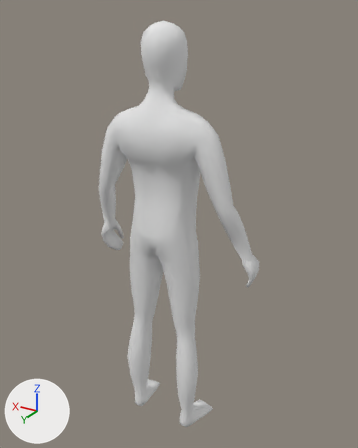
One commit to the Blender file Assets/Character/Character.blend: the scene before it, then after it.
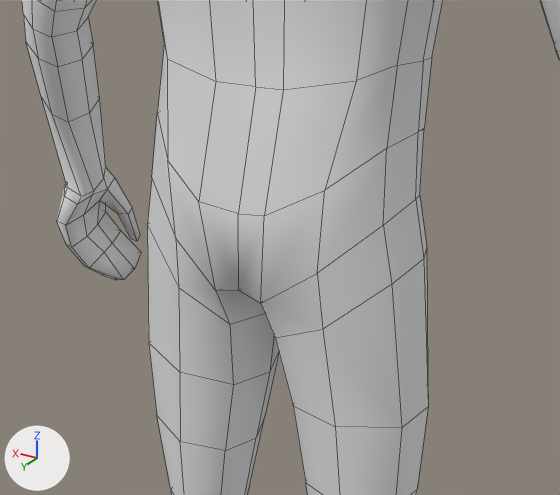
Each version is shown whole from a camera (50 mm lens) standing at (-1.032, 1.612, 1.812) and looking at (-0.028, -0.062, 0.974), then close up from a camera (50 mm lens) standing at (-0.375, 0.648, 1.223) and looking at (-0.025, 0.065, 0.931). Every picture has the same lights, and +X, +Y and +Z are marked at lower left. The close-ups show mesh edges as thin lines.
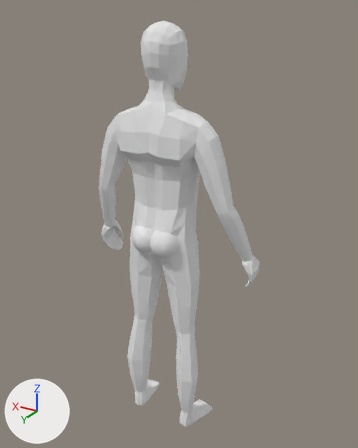
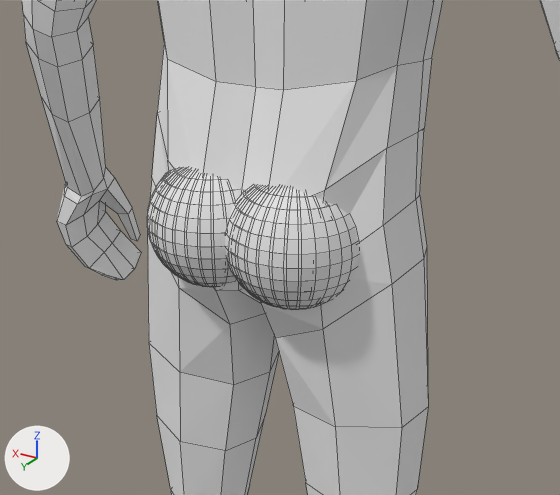
Commit message: changed character design

The change, as a diff of the scene's bpy script:
```diff
--- a/Assets/Character/Character.blend.py
+++ b/Assets/Character/Character.blend.py
@@ me_cube @@
 # used by ob_cube; location = (0.0, 0.0, -0.0033)
-me_cube.from_pydata(...)  # 366 vertices, 347 faces; spans x 0.0..0.39, y -0.14..0.13, z 0.0..1.78
+me_cube.from_pydata(...)  # 1330 vertices, 1371 faces; spans x -0.11..0.39, y -0.14..0.14, z 0.0..1.78
+# me_cube part 1: a new loose piece, a UV sphere (32 segments, 16 rings, poles along z) spanning x -0.02..0.11, y 0.01..0.14, z 0.89..1.01, in mat_material (white #e7e7e7)
+# me_cube part 2: a new loose piece, a UV sphere (32 segments, 16 rings, poles along z) spanning x -0.11..0.02, y 0.01..0.14, z 0.89..1.01, in mat_material (white #e7e7e7)
+# me_cube part 3: 347 kept faces spanning x 0.0..0.39, y -0.14..0.13, z 0.0..1.78 are now shaded flat
 me_cube.materials.append(mat_material)
```

Boxes [x1, y1, x2, y2] around the edits, measured in the close-ups (560 x 495 px):
part 1 of me_cube, added
    after: [174, 172, 279, 307]
part 2 of me_cube, added
    after: [147, 168, 358, 310]
part 3 of me_cube, shading changed
    both: [28, 0, 560, 495]
